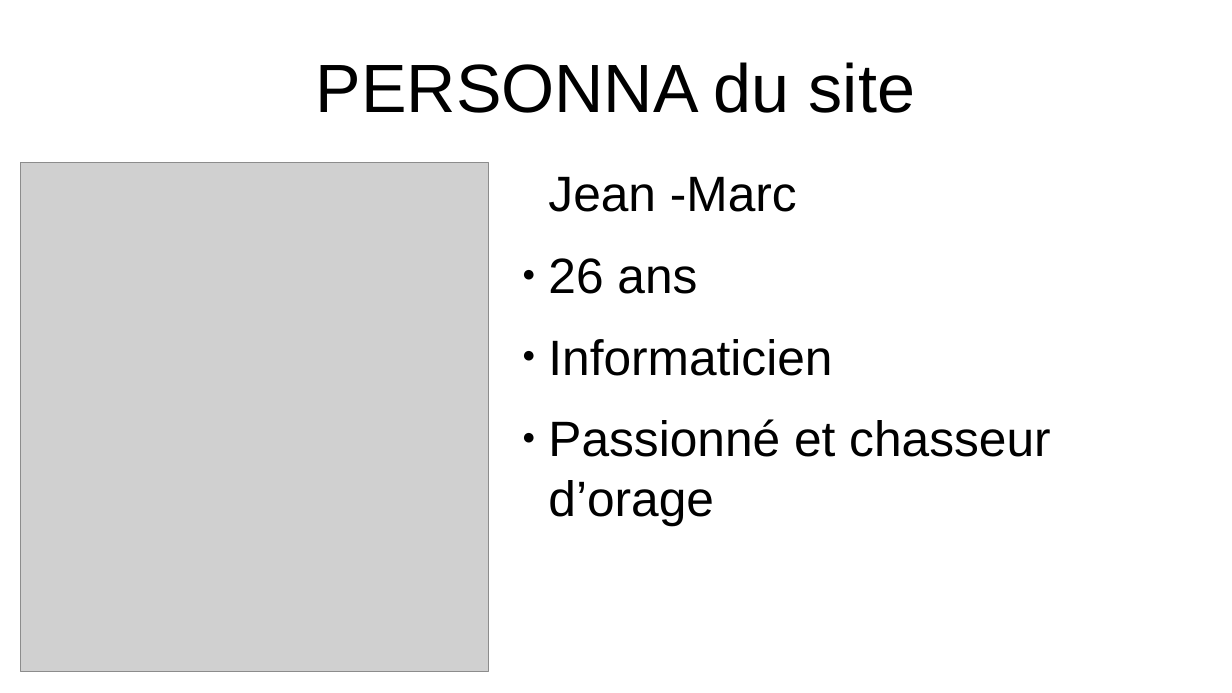
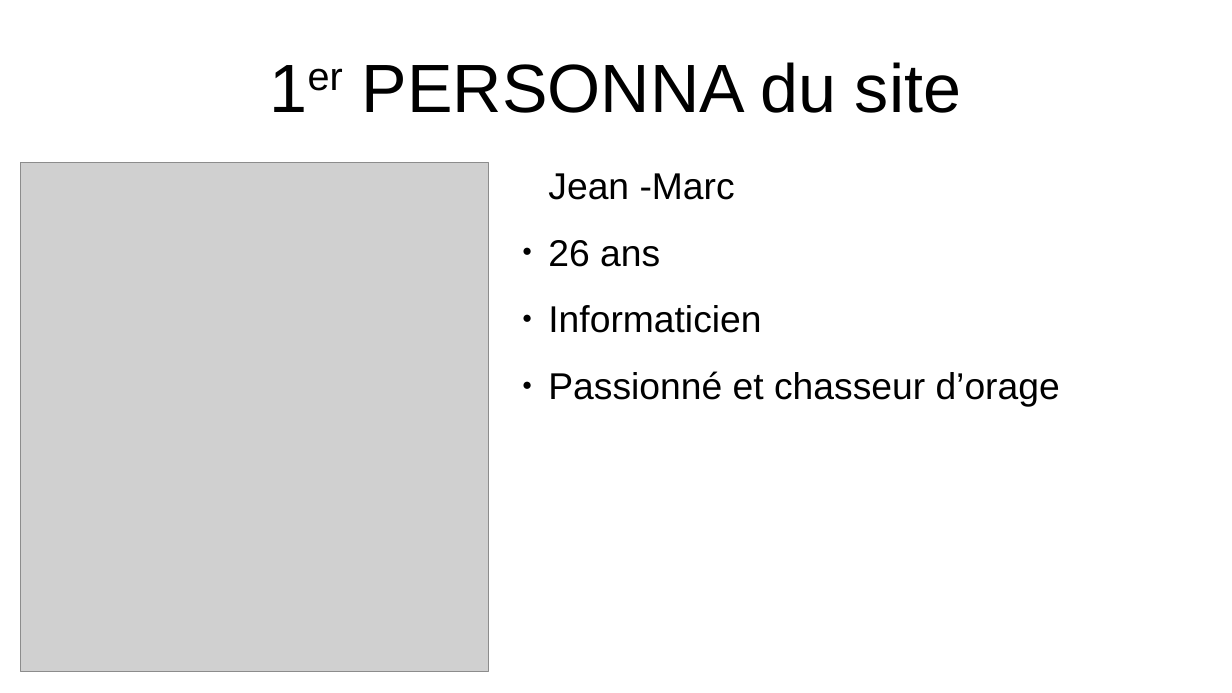
Before and after one commit to Max50603/PROJET--FINAL, a slide deck: slide 10 of PROJET/PROJET FINALE POWERPOINT.odp (slide 7 before the commit). Drawn at 1232x693 pixels with LibreOffice and Linux fonts; fonts in the diff are those of the drawing; grey boxes stand for pictures. Boxes give left, top, right and bottom in pixels: in the first picture for what was removed or moved away, otherwise in the second. Text is boxed around its words. In the diff, an @@ line names an element or a change of style, - is before the commit and + after.

```diff
--- a/PROJET/PROJET FINALE POWERPOINT.odp
+++ b/PROJET/PROJET FINALE POWERPOINT.odp
@@ title at bbox=[362, 62, 961, 113]: text changed @@
-PERSONNA du site
+1er PERSONNA du site
@@ text "Jean -Marc" at bbox=[548, 173, 1060, 407]: size 32 to 24 pt @@
```
Also in this commit, not shown: 7 other slides changed, 6 slides added, 2 slides removed, 5 other files.
